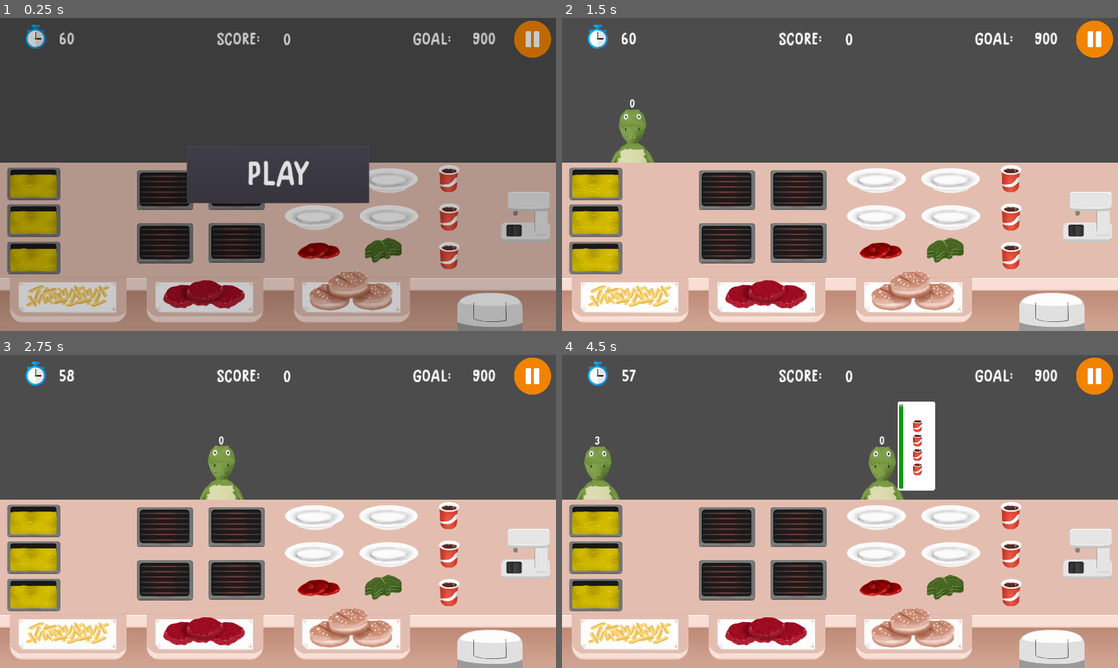
Above: before the commit, frames 1-4 (two rows, left to right).
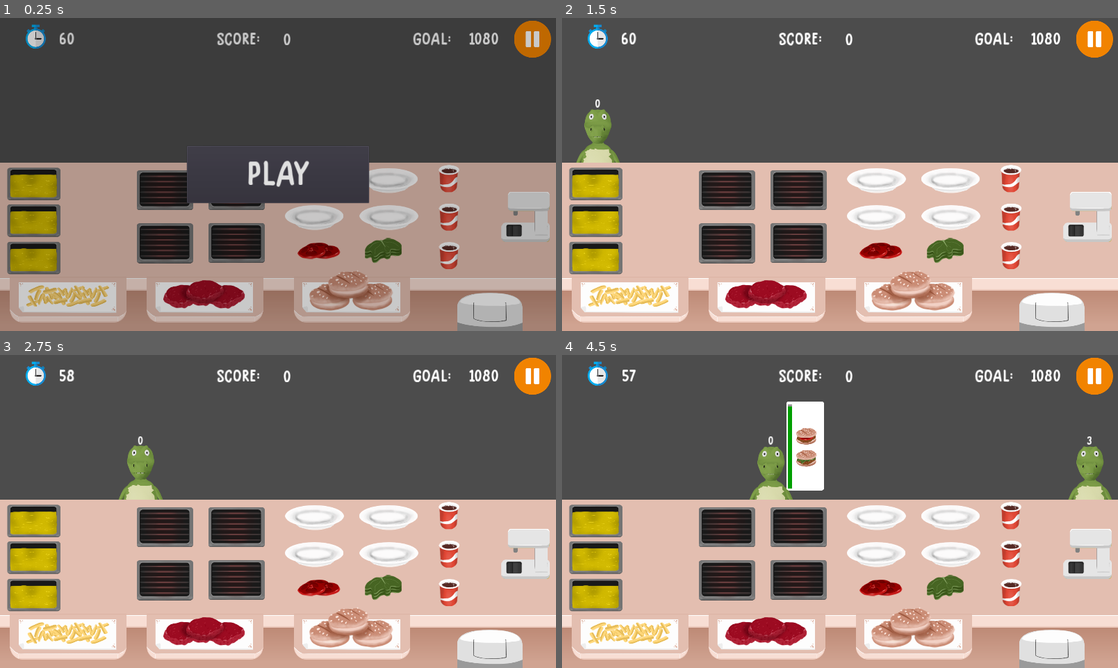
Above: after the commit, the same moments.

Repository: samuelpedrajas/MyVeganRestaurant
Game: Godot game, scene res://Scenes/Kitchen.tscn
Two runs of this game, one before a commit and one after it. Both use one fixed random seed, a clock stepped at 60 frames per second and the inputs below.
Inputs:
- Up to frame 1 (0.25 s): no input
- Up to frame 2 (1.5 s): click "PLAY" at 0.5 s
- Up to frame 3 (2.75 s): no input
- Up to frame 4 (4.5 s): no input

The runs differ from the first frame. In frame 1, 0.2% of the frame differs, in the area x 84-90%, y 4-9%; in frame 2, 1.7%; in frame 3, 1.8%; in frame 4, 7.2%, in the area x 2-99%, y 4-47%.

Commit message:
progress

Diff:
--- a/Scenes/ColaPump.tscn
+++ b/Scenes/ColaPump.tscn
@@ -55,7 +55,7 @@
 tracks/1/interp = 1
 tracks/1/loop_wrap = true
 tracks/1/imported = false
-tracks/1/enabled = false
+tracks/1/enabled = true
 tracks/1/keys = {
 "times": PoolRealArray( 0 ),
 "transitions": PoolRealArray( 1 ),
--- a/Scenes/Kitchen.tscn
+++ b/Scenes/Kitchen.tscn
@@ -34,7 +34,7 @@
 # clients
 var max_arrival_time = 3.0
 var average_time_for_client = 6.0
-var average_reward_for_client = 100.0
+var average_reward_for_client = 120.0
 var patience = 6.0 * average_time_for_client
 var seconds_gained_on_delivery = patience * 0.25
 
@@ -66,9 +66,9 @@
 }
 
 var category_probability = {
-	\"Complement\": 0,
-	\"Main\": 0,
-	\"Drink\": 100
+	\"Complement\": 30,
+	\"Main\": 40,
+	\"Drink\": 30
 }
 var dishes_probability = {
 	\"Complement\": {
